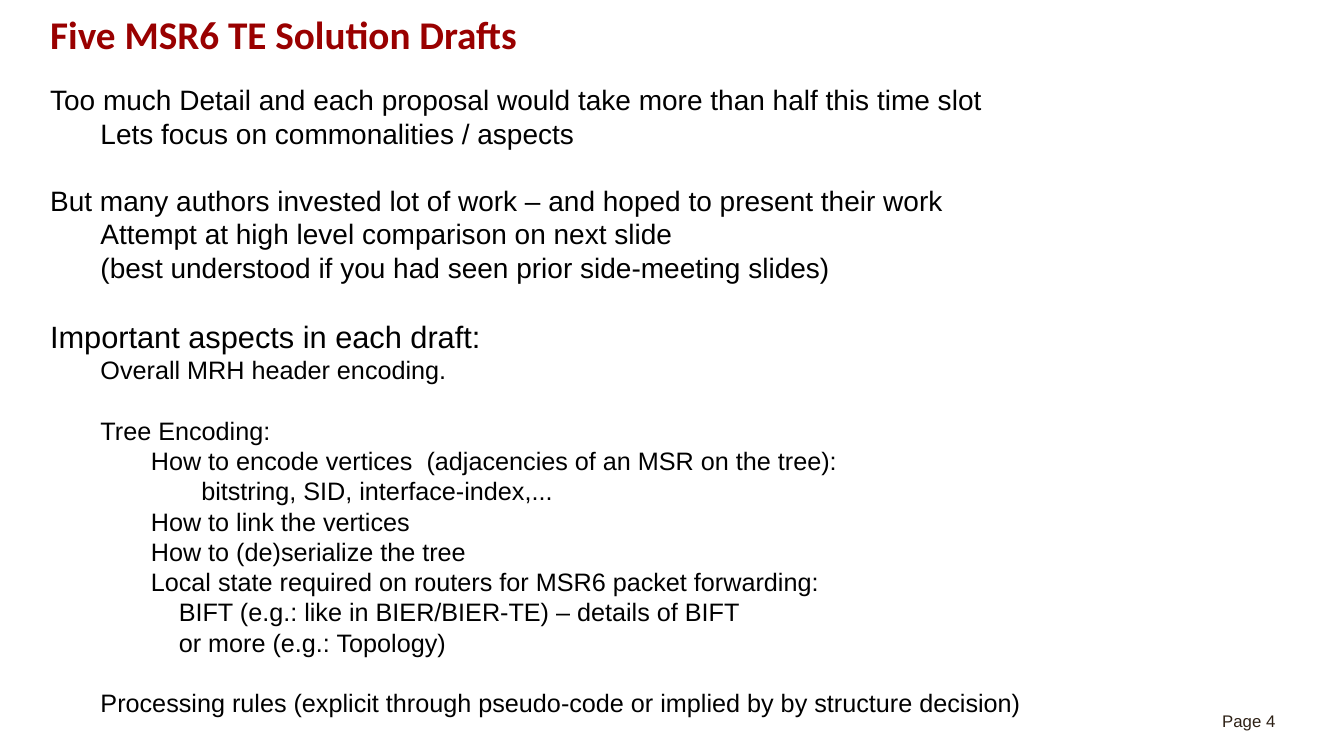
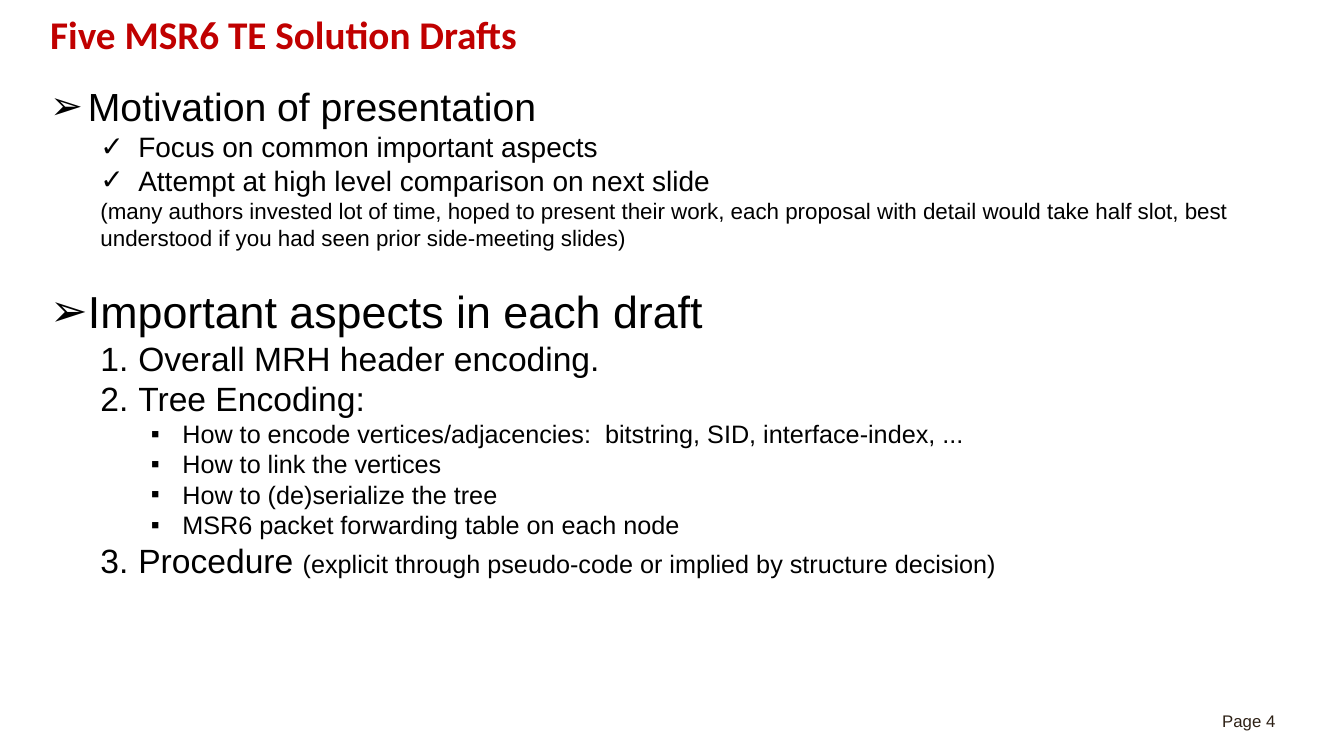
Before and after one commit to MSR6-community/presentations, a slide deck: slide 4 of msr6-bof-chen-te-solution-overview.pptx. Drawn at 1344x756 pixels with LibreOffice and Linux fonts; fonts in the diff are those of the drawing. Boxes give left, top, right and bottom in pixels: in the first picture for what was removed or moved away, otherwise in the second. Text is boxed around its words. In the diff, an @@ line names an element or a change of style, - is before the commit and + after.

Commit message:
Added rev 1.2 of te-solution-overview, moved 1.1 version to old

```diff
--- a/msr6-bof-chen-te-solution-overview.pptx
+++ b/msr6-bof-chen-te-solution-overview.pptx
@@ title "Five MSR6 TE Solution Drafts" at [50,21,516,50]: text colour #990000 to #C00000 @@
@@ text at [88,92,598,162]: text changed @@
-Too much Detail and each proposal would take more than half this time slot
-  Lets focus on commonalities / aspects
-But many authors invested lot of work – and hoped to present their work
+➢ Motivation of presentation
+  ✓ Focus on common important aspects
@@ text at [138,170,710,509]: size 18 to 24 pt in "Overall MRH header encoding.", "Tree Encoding:"; bullet none to ✓; bullet none to 1.; bullet none to ▪ @@
@@ text at [88,202,1227,337]: text changed; size 20 to 16 pt @@
-  (best understood if you had seen prior side-meeting slides)
-Important aspects in each draft:
+  (many authors invested lot of time, hoped to present their work, each proposal with detail would take half slot, best understood if you had seen prior side-meeting slides)
+➢ Important aspects in each draft
@@ text at [182,424,935,449]: text changed @@
-    How to encode vertices (adjacencies of an MSR on the tree):
-      bitstring, SID, interface-index,...
+    ▪ How to encode vertices/adjacencies: bitstring, SID, interface-index, ...
@@ text at [138,515,996,578]: text changed @@
-    Local state required on routers for MSR6 packet forwarding:
-    BIFT (e.g.: like in BIER/BIER-TE) – details of BIFT
-    or more (e.g.: Topology)
-  Processing rules (explicit through pseudo-code or implied by by structure decision)
+    ▪ MSR6 packet forwarding table on each node
+  3. Procedure (explicit through pseudo-code or implied by structure decision)
```
Also in this commit, not shown: 6 other slides changed, 1 slide added, 2 other files.
